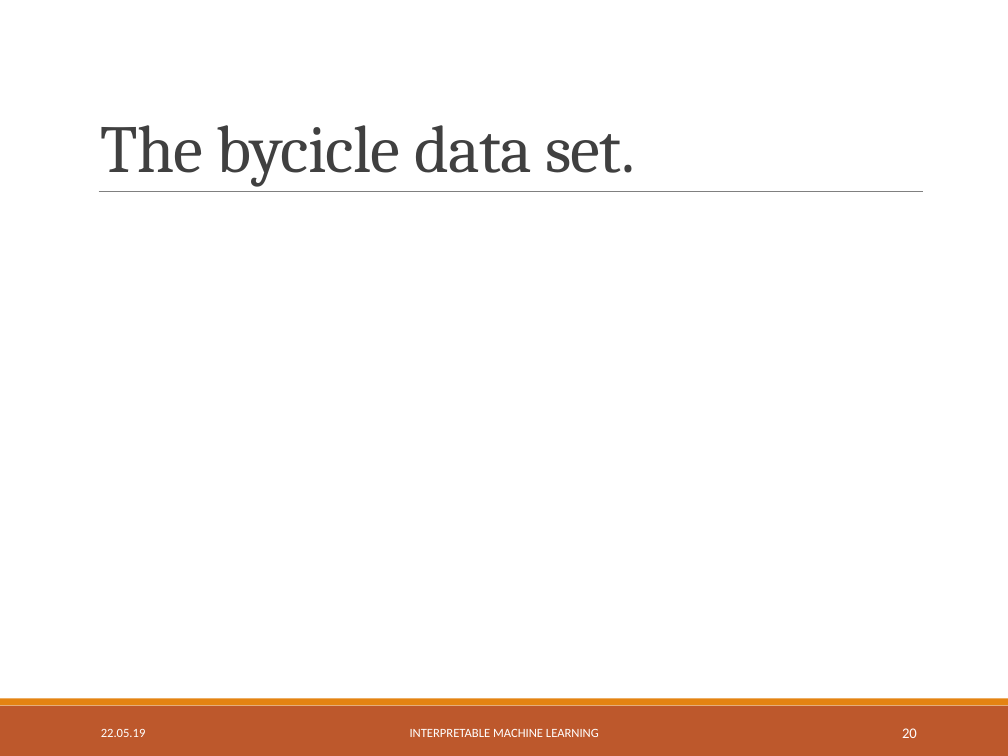
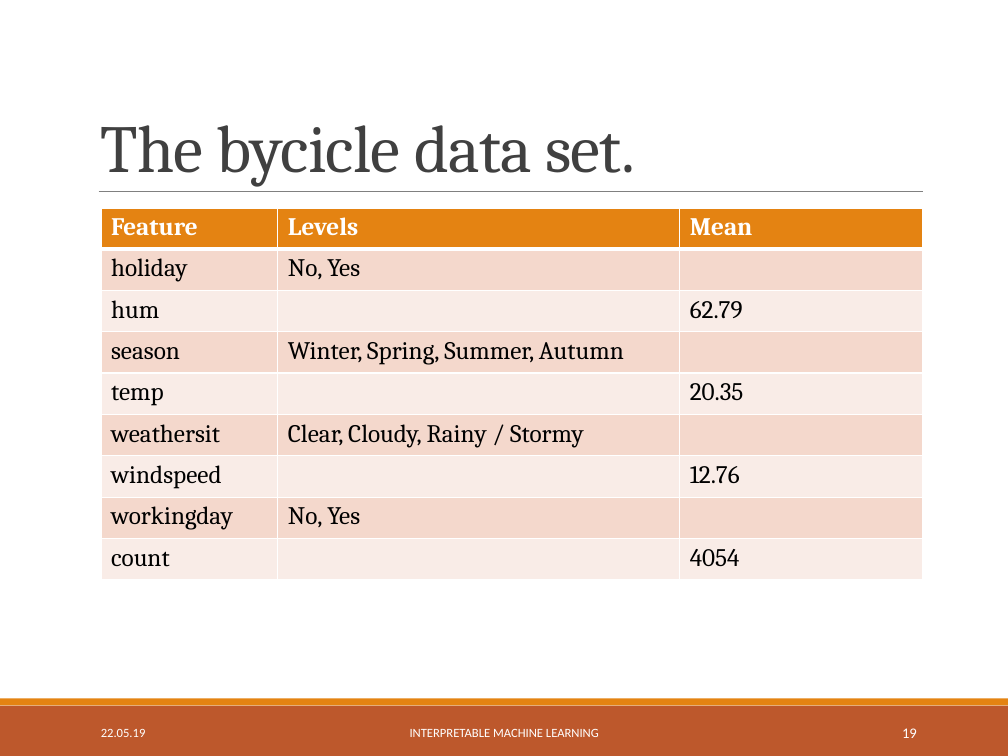
Before and after one commit to slds-lmu/iml_methods_limitations, a slide deck: slide 20 of Slides/LIME-neighbourhood.pptx (slide 21 before the commit). Drawn at 1008x756 pixels with LibreOffice and Linux fonts; fonts in the diff are those of the drawing. Boxes give left, top, right and bottom in pixels: in the first picture for what was removed or moved away, otherwise in the second. Text is boxed around its words. In the diff, an @@ line names an element or a change of style, - is before the commit and + after.

```diff
--- a/Slides/LIME-neighbourhood.pptx
+++ b/Slides/LIME-neighbourhood.pptx
@@ table added at (101,208,922,580), 9 rows, 3 columns @@
+Feature | Levels | Mean
+holiday | No, Yes | 
+hum |  | 62.79
+season | Winter, Spring, Summer, Autumn | 
+temp |  | 20.35
+weathersit | Clear, Cloudy, Rainy / Stormy | 
+windspeed |  | 12.76
+workingday | No, Yes | 
+count |  | 4054
@@ page number at (902,728,917,738): text changed @@
-20
+19
```
Also in this commit, not shown: 3 other slides changed, 1 slide removed, 3 other files.
